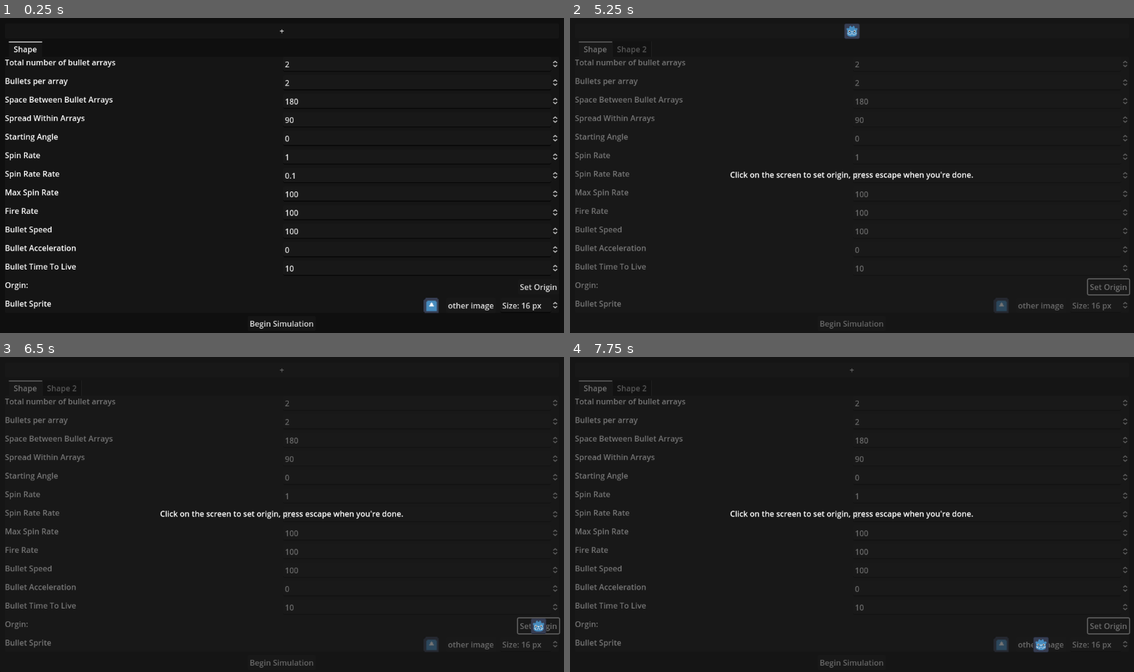
Above: before the commit, frames 1-4 (two rows, left to right).
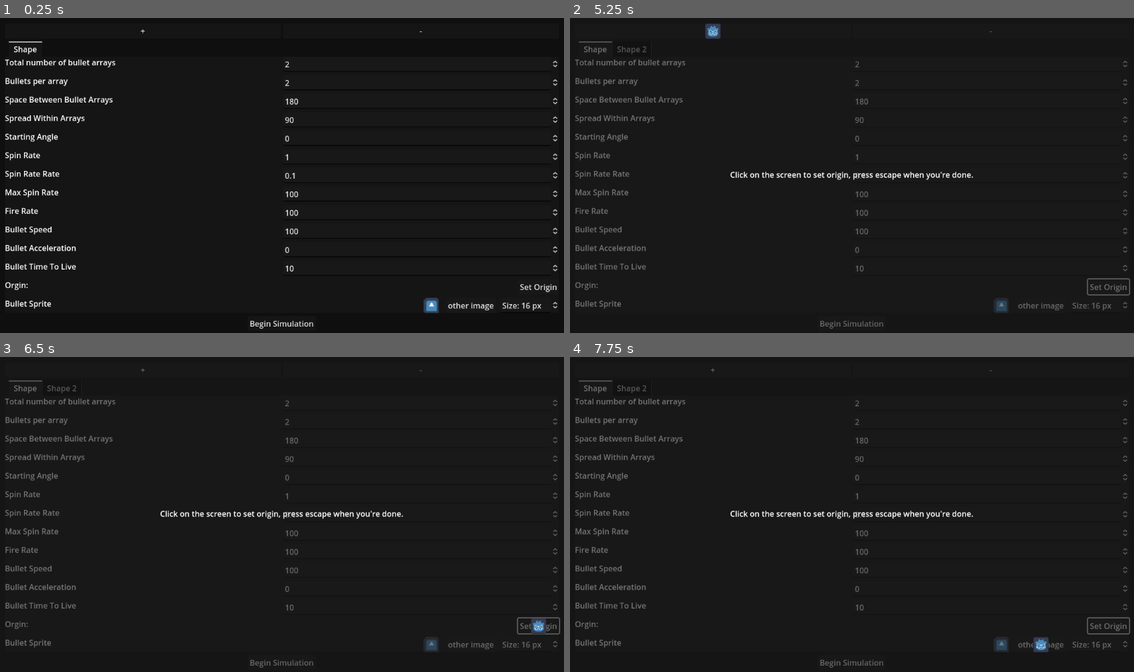
Above: after the commit, the same moments.

Repository: Gamer-Kold/DanGen
Game: Godot game, scene res://ui.tscn
Same seed, same stepped clock (60 frames per second), same inputs: the game is played once before the commit and once after it. The engine's default icon, where the game draws it, is replaced by a stand-in: a white triangle on a blue panel in a dark square.
Inputs (mouse positions are in pixels of both pictures, inside the frame that each line leads up to):
- Up to frame 1 (0.25 s): no input
- Up to frame 2 (5.25 s): click "+" at 0.5 s; click "Set Origin" at 1.25 s; click (993, 30) at 2 s, where only the run after the commit has a clickable "-"; click "other image" at 2.75 s; click "Begin Simulation" at 3.5 s; click "Begin Simulation" at 4.25 s; click "+" at 5 s
- Up to frame 3 (6.5 s): click "Set Origin" at 5.75 s
- Up to frame 4 (7.75 s): click (993, 369) at 6.5 s, where only the run after the commit has a clickable "-"; click "other image" at 7.25 s

The runs differ from the first frame. In frame 1, less than 0.1% of the frame differs, in the area x 24-75%, y 3-5%; in frame 2, 0.3%, in the area x 24-75%, y 1-7%; in frame 3, less than 0.1%; in frame 4, less than 0.1%.

Commit message:
Added ability to remove shape layers

Diff:
--- a/beginsimulation.gd
+++ b/beginsimulation.gd
@@ -5,7 +5,11 @@
 
 func _on_pressed():
 	DanmakuData.shapes = []
+	var index = 0
 	for child in get_node("%TabContainer").get_children():
-		DanmakuData.shapes.append(child.as_shape_data())
+		var data = child.as_shape_data()
+		data.index = index
+		DanmakuData.shapes.append(data)
+		index = index + 1
 	DanmakuData.has_shapes_been_saved = true
 	SceneManager.change_scene("res://simulation.tscn")
--- a/bullet.gd
+++ b/bullet.gd
@@ -9,6 +9,7 @@
 	time = 0
 	texture = bullet_sprite
 	speed = shape_data.bullet_speed
+	z_index = shape_data.index
 
 func _process(delta):
 	time = time + delta
--- a/bullet.tscn
+++ b/bullet.tscn
@@ -3,4 +3,5 @@
 [ext_resource type="Script" path="res://bullet.gd" id="1_gheso"]
 
 [node name="Bullet" type="Sprite2D"]
+z_as_relative = false
 script = ExtResource("1_gheso")
--- a/property.tscn
+++ b/property.tscn
@@ -11,6 +11,8 @@
 [node name="RichTextLabel" type="RichTextLabel" parent="."]
 layout_mode = 2
 size_flags_horizontal = 3
+tooltip_text = "Test
+"
 
 [node name="TextEdit" type="SpinBox" parent="."]
 layout_mode = 2
--- a/shape_data.gd
+++ b/shape_data.gd
@@ -15,5 +15,6 @@
 var bullet_ttl : int
 var bullet_sprite_path : String
 var bullet_sprite : Image
+var index : int
 var image_size : int
 var origin : Vector2
--- a/tabs.gd
+++ b/tabs.gd
@@ -17,4 +17,9 @@
 				menu.name = "Shape " + str(index)
 			index = index + 1
 			add_child(menu)
+			$%AddShapeButton.number = index
 			menu.from_shape_data(data)
+
+
+func _on_button_2_pressed():
+	get_current_tab_control().queue_free()
--- a/ui.tscn
+++ b/ui.tscn
@@ -32,10 +32,21 @@
 layout_mode = 2
 theme_override_constants/separation = 6
 
-[node name="Button" type="Button" parent="Panel/MarginContainer/VBoxContainer"]
+[node name="HBoxContainer" type="HBoxContainer" parent="Panel/MarginContainer/VBoxContainer"]
 layout_mode = 2
+
+[node name="AddShapeButton" type="Button" parent="Panel/MarginContainer/VBoxContainer/HBoxContainer"]
+unique_name_in_owner = true
+layout_mode = 2
+size_flags_horizontal = 3
 text = "+"
 script = ExtResource("1_vxuhe")
+
+[node name="RemoveShapeButton" type="Button" parent="Panel/MarginContainer/VBoxContainer/HBoxContainer"]
+layout_mode = 2
+size_flags_horizontal = 3
+tooltip_text = "Delete currently selected shape"
+text = "-"
 
 [node name="TabContainer" type="TabContainer" parent="Panel/MarginContainer/VBoxContainer"]
 unique_name_in_owner = true
@@ -55,5 +66,6 @@
 text = "Begin Simulation"
 script = ExtResource("4_gnto5")
 
-[connection signal="pressed" from="Panel/MarginContainer/VBoxContainer/Button" to="Panel/MarginContainer/VBoxContainer/Button" method="_on_pressed"]
+[connection signal="pressed" from="Panel/MarginContainer/VBoxContainer/HBoxContainer/AddShapeButton" to="Panel/MarginContainer/VBoxContainer/HBoxContainer/AddShapeButton" method="_on_pressed"]
+[connection signal="pressed" from="Panel/MarginContainer/VBoxContainer/HBoxContainer/RemoveShapeButton" to="Panel/MarginContainer/VBoxContainer/TabContainer" method="_on_button_2_pressed"]
 [connection signal="pressed" from="Panel/MarginContainer/VBoxContainer/CenterContainer/Button" to="Panel/MarginContainer/VBoxContainer/CenterContainer/Button" method="_on_pressed"]
Not shown: 2 places in set_origin.tscn that only renumber resources
Not shown: 2 places in shape_menu.tscn that only renumber resources
